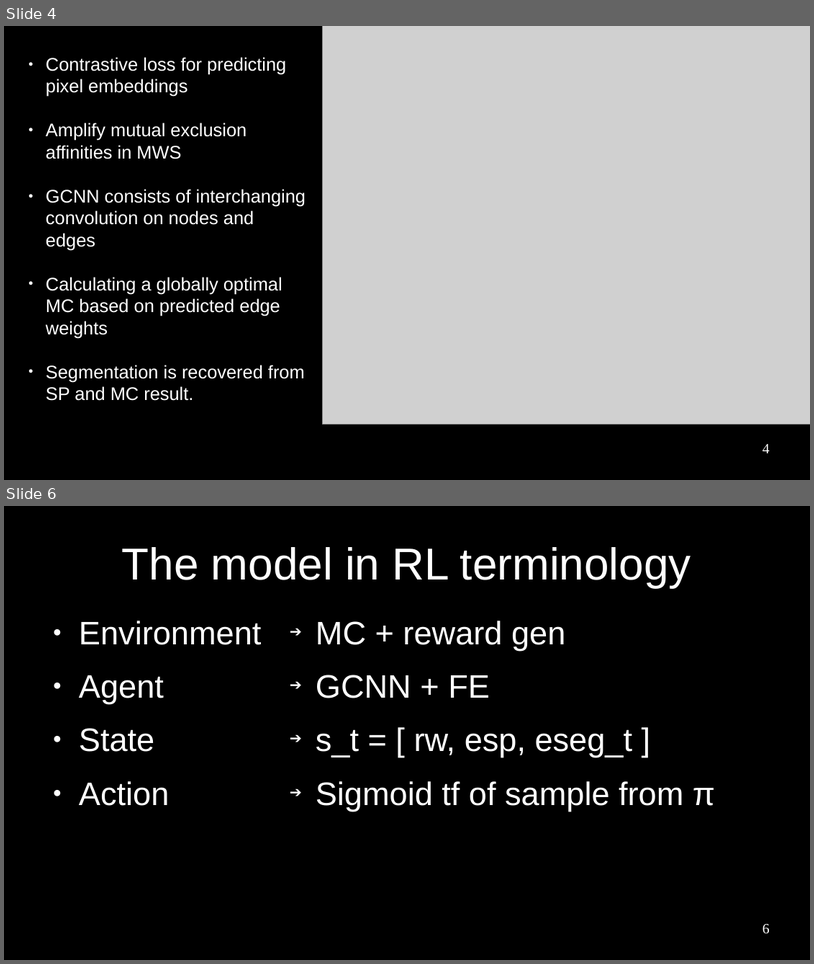
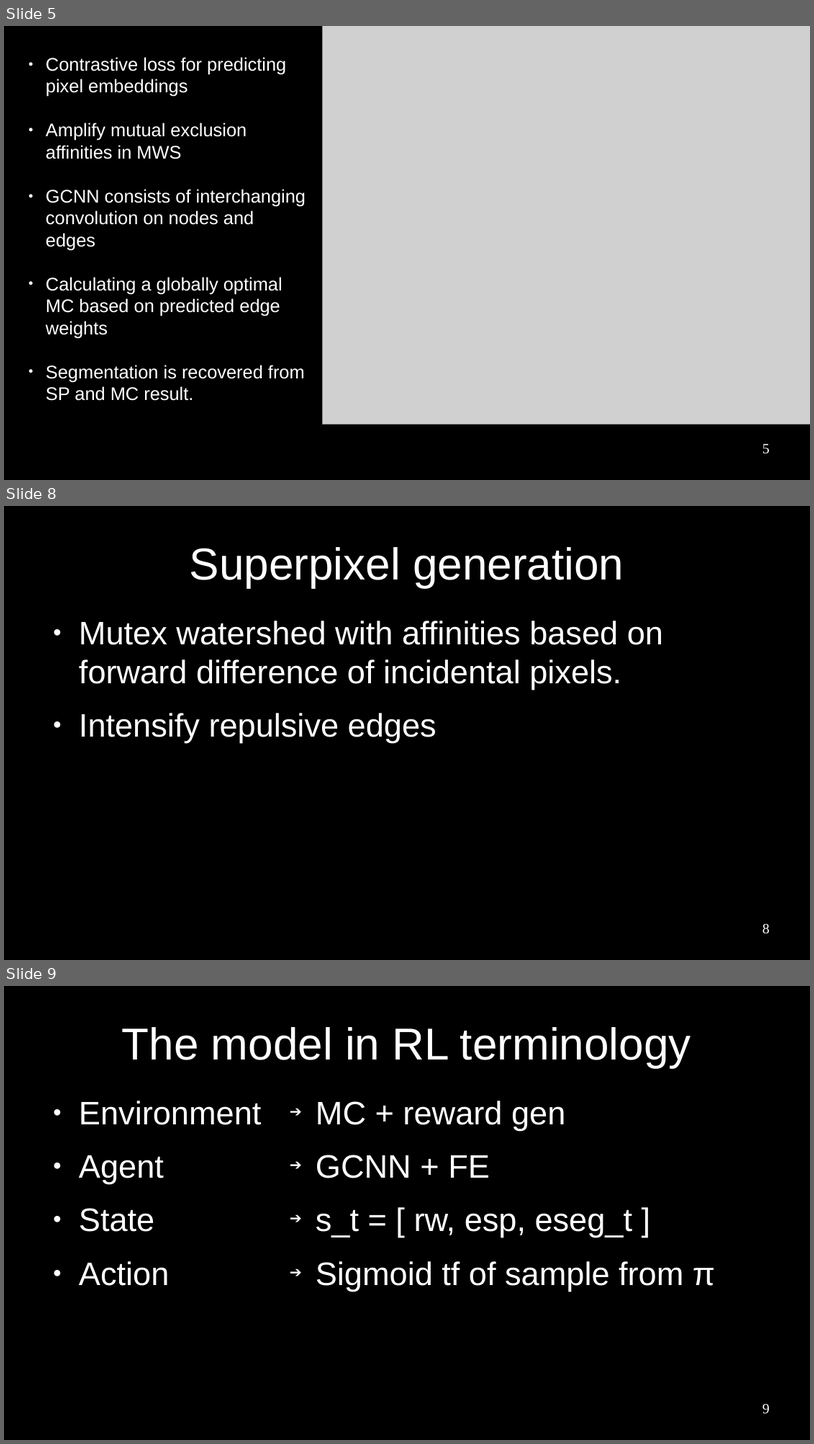
Before and after one commit to paulhfu/sideProject, a slide deck: thesis/presentation/pres.odp. Shown one above the other, each under a label of ours: slides 4 and 6 before the commit, slides 5, 8 and 9 after it; the slides between them are not shown. The pictures are 814x964 and 814x1444 pixels, drawn with LibreOffice and Linux fonts; fonts in the diff are those of the drawing; grey boxes stand for pictures. Boxes give left, top, right and bottom in pixels: in the first picture for what was removed or moved away, otherwise in the second. Text is boxed around its words. In the diff, an @@ line names an element or a change of style, - is before the commit and + after.

```diff
--- a/thesis/presentation/pres.odp
+++ b/thesis/presentation/pres.odp
@@ slide 8 added at (x1=4, y1=506, x2=810, y2=960), background #000000 @@
@@ title added at (x1=190, y1=547, x2=624, y2=587), 44 pt, text #FFFFFF @@
+Superpixel generation
@@ text added at (x1=79, y1=620, x2=664, y2=743), 32 pt, text #FFFFFF @@
+● Mutex watershed with affinities based on forward difference of incidental pixels.
+● Intensify repulsive edges
@@ page number added at (x1=763, y1=924, x2=770, y2=934), 14 pt, text #FFFFFF @@
+8
@@ what was slide 4 is now slide 5 @@
@@ page number at (x1=763, y1=444, x2=770, y2=454): text changed @@
-4
+5
@@ what was slide 6 is now slide 9 @@
@@ page number at (x1=763, y1=1404, x2=770, y2=1414): text changed @@
-6
+9
```
Also in this commit, not shown: 4 slides changed, 7 other slides added, 10 other files.
